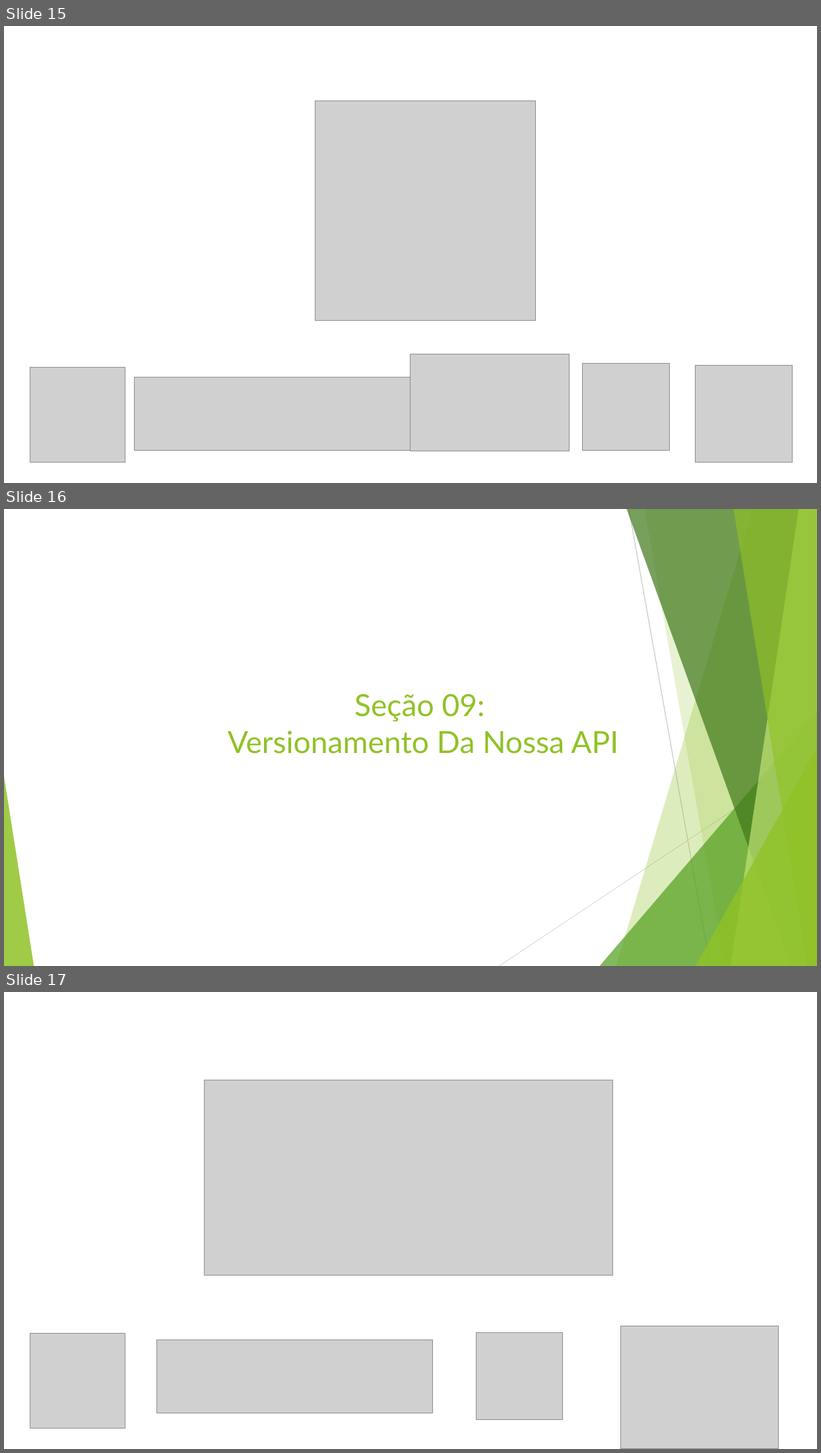
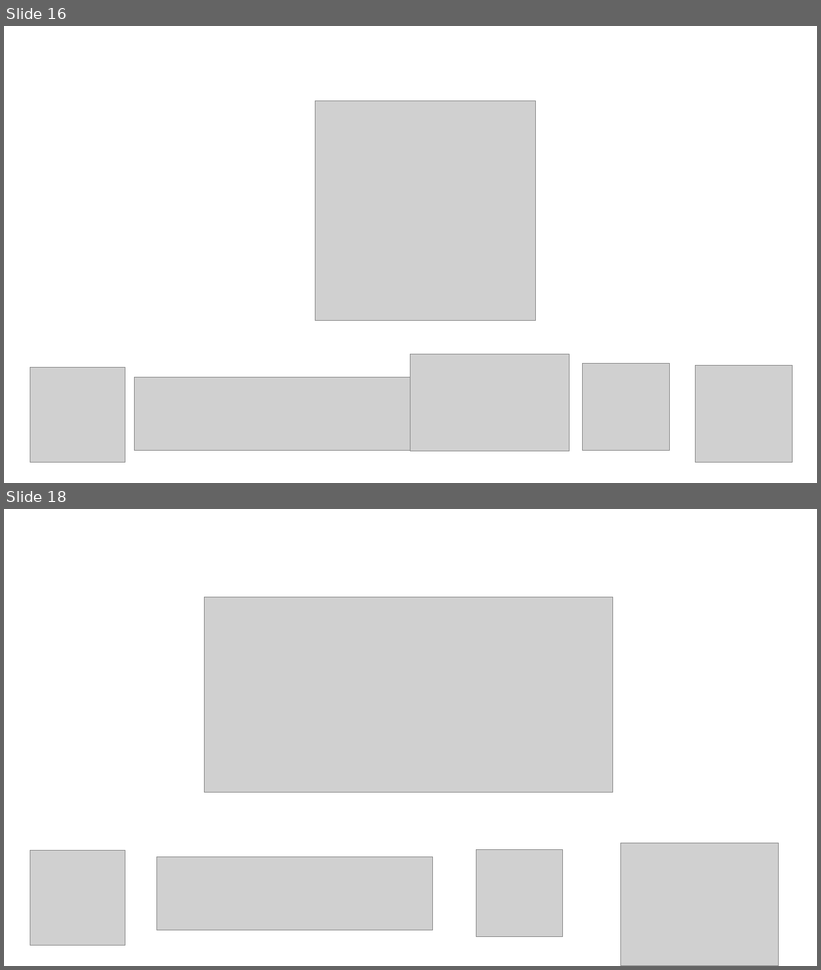
Before and after one commit to leandrocgsi/RestWithASP-NETUdemy, a slide deck: Documents/Building Modern RESTFul API's With ASP.NET Core - Architectural Overview.pptx. Shown one above the other, each under a label of ours: slides 15, 16 and 17 before the commit, slides 16 and 18 after it; the slides between them are not shown. The pictures are 821x1453 and 821x970 pixels, drawn with LibreOffice and Linux fonts; fonts in the diff are those of the drawing; grey boxes stand for pictures. Boxes give left, top, right and bottom in pixels: in the first picture for what was removed or moved away, otherwise in the second. Text is boxed around its words. In the diff, an @@ line names an element or a change of style, - is before the commit and + after.

```diff
--- a/Documents/Building Modern RESTFul API's With ASP.NET Core - Architectural Overview.pptx
+++ b/Documents/Building Modern RESTFul API's With ASP.NET Core - Architectural Overview.pptx
@@ slide 16 removed at (4,509,817,966), background #FFFFFF @@
@@ title removed at (228,694,618,754) @@
-Seção 09:
-Versionamento Da Nossa API
@@ group removed at (4,509,817,966): 5 freeform shapes, 3 triangles, 2 lines @@
@@ what was slide 15 is now slide 16 @@
@@ what was slide 17 is now slide 18 @@
```
Also in this commit, not shown: 3 slides changed, 36 slides added, 11 other slides removed.
